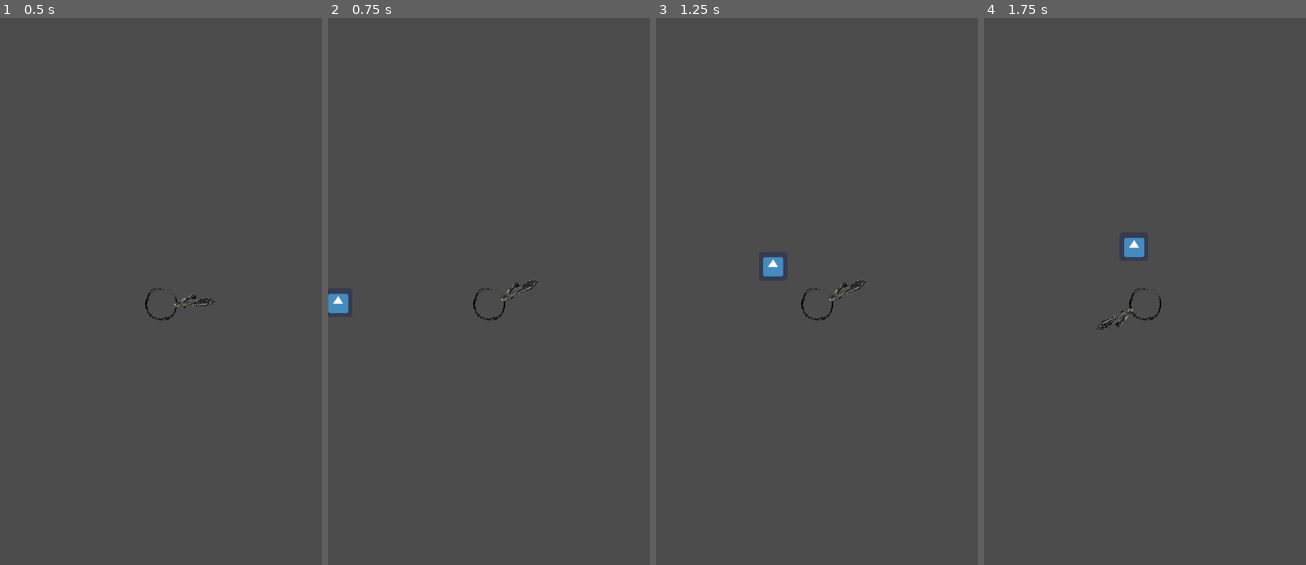
Above: before the commit, frames 1-4 (left to right).
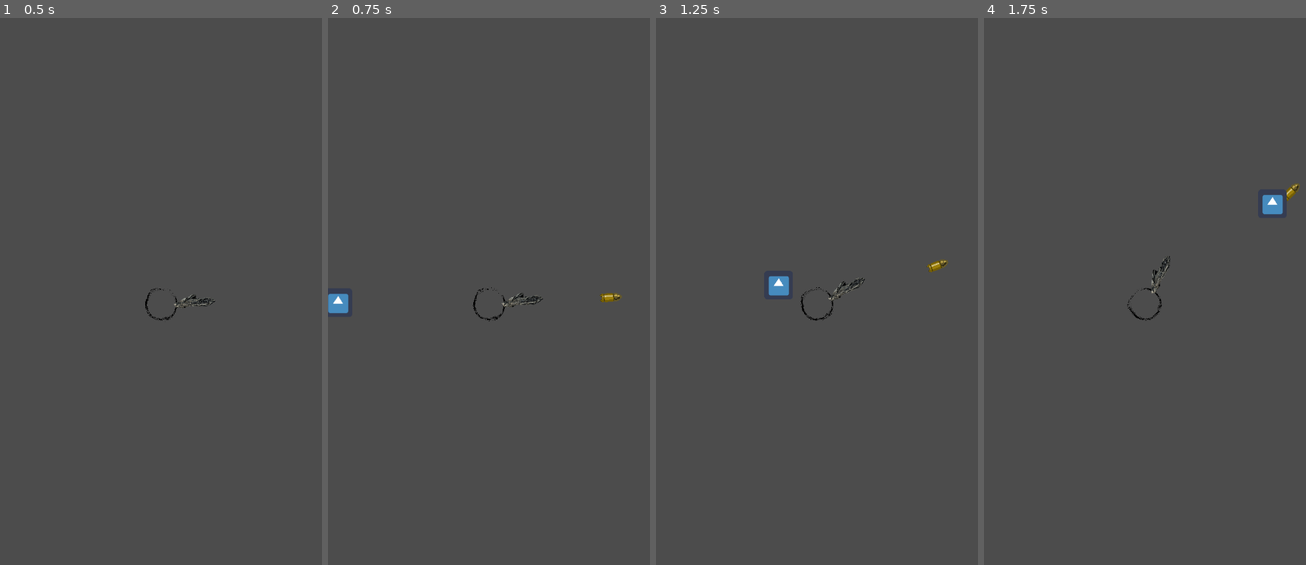
Above: after the commit, the same moments.

Repository: mollySnow/moonshot
Game: Godot game, scene res://nodes/world/world_root.tscn
Two runs of this game, one before a commit and one after it. Both use one fixed random seed, a clock stepped at 60 frames per second and the inputs below. The engine's default icon, where the game draws it, is replaced by a stand-in: a white triangle on a blue panel in a dark square.
Inputs (mouse positions are in pixels of both pictures, inside the frame that each line leads up to):
- Up to frame 1 (0.5 s): no input
- Up to frame 2 (0.75 s): tap Enter (ui_accept) at 0.5 s; move the mouse to (559, 275) at 0.52 s; press the mouse at (559, 275) at 0.53 s
- Up to frame 3 (1.25 s): tap Enter (ui_accept) at 0.77, 0.8, 1.07 s
- Up to frame 4 (1.75 s): move the mouse to (1080, 335) at 1.27 s; release the mouse at (1080, 335) at 1.28 s; tap Enter (ui_accept) at 1.35, 1.52 s; click (1080, 335) at 1.55 s

Frame 1 is identical in both runs. In frame 2, 0.3% of the frame differs, in the area x 44-92%, y 47-56%; in frame 3, 0.7%; in frame 4, 0.8%, in the area x 34-99%, y 30-58%.

Commit message:
fixed bullet spawnpoint, moon rotates with torque

Diff:
--- a/src/nodes/gun/Gun.gd
+++ b/src/nodes/gun/Gun.gd
@@ -4,9 +4,6 @@
 onready var bullet_packed = preload("res://nodes/bullet/bullet.tscn")
 
 export var force = 2;
-
-signal gun_shot;
-
 
 # Called when the node enters the scene tree for the first time.
 var mouse_position = Vector2.ZERO
@@ -15,16 +12,9 @@
 	var direction = (end_of_barrel.global_position - global_position).normalized()
 	var boom = 500
 	var bullet = bullet_packed.instance()
-	bullet.position = end_of_barrel.global_position
-	bullet.linear_velocity = direction * boom
 	bullet.set_name("why")
 	get_parent().get_parent().bullet_layer.add_child(bullet)
-
-
-func _process(_delta):
-	if Input.is_action_pressed("lmb"):
-		var rot = (get_global_mouse_position() - .get_parent().global_position).normalized().angle()
-		rotation = rot
-	if Input.is_action_just_pressed("ui_accept"):
-		shoot()
-		Signals.gun_shot_emit(-(end_of_barrel.global_position - global_position), force)
+	bullet.global_position = end_of_barrel.global_position
+	bullet.linear_velocity = direction * boom
+	bullet.rotation = direction.angle()
+	Signals.gun_shot_emit(-(end_of_barrel.global_position - global_position), force)
--- a/src/nodes/gun/Gun.tscn
+++ b/src/nodes/gun/Gun.tscn
@@ -2,7 +2,6 @@
 
 [ext_resource path="res://nodes/gun/Gun.gd" type="Script" id=1]
 [ext_resource path="res://nodes/moon/pngwing.com.png" type="Texture" id=2]
-
 
 [node name="Gun" type="Node2D"]
 script = ExtResource( 1 )
--- a/src/nodes/moon/moon.gd
+++ b/src/nodes/moon/moon.gd
@@ -6,12 +6,22 @@
 onready var bullet_layer = get_node(bullet_layer_path)
 onready var body = $RigidBody2D
 onready var gravity_orbit = $GravityFieldOrbit
+onready var gun = $RigidBody2D/Gun
 
 func _ready():
 	Signals.gun_shot_connect(self, "_on_Gun_gun_shot")
 
+
 func _process(_delta):
 	gravity_orbit.rotation = body.position.angle()
 
+	if Input.is_action_pressed("lmb"):
+		var rot = body.get_local_mouse_position().normalized().angle()
+		print("mouse angle: ", rot, " body rot: ", body.global_rotation)
+		body.apply_torque_impulse(rot * 100)
+	if Input.is_action_just_pressed("ui_accept"):
+		gun.shoot()
+
+
 func _on_Gun_gun_shot(v, force):
 	body.apply_central_impulse(v * force)
Not shown, changed: README.md
Not shown, changed: docs/dev_notes.txt
